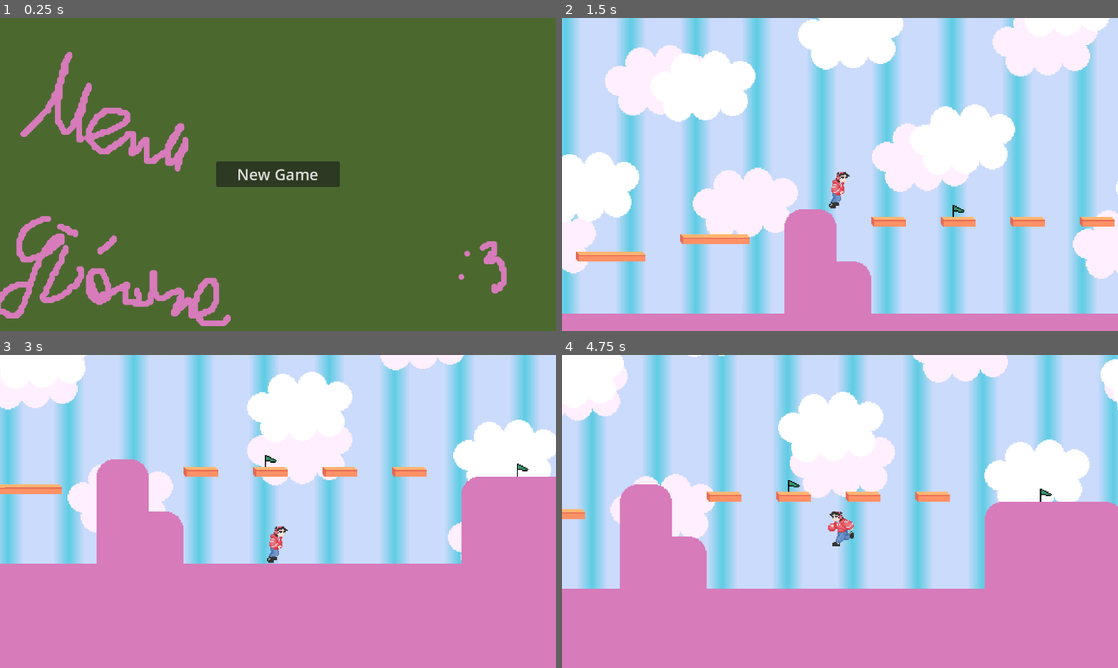
Above: before the commit, frames 1-4 (two rows, left to right).
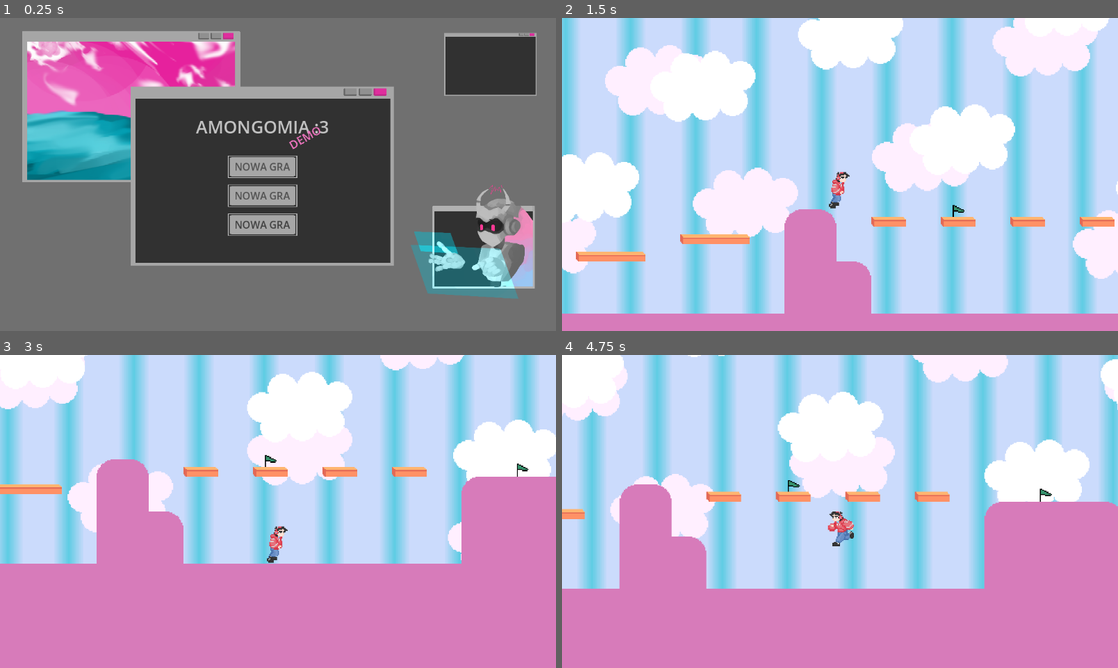
Above: after the commit, the same moments.

Repository: m-suj/Calico-Godot-Game-Project
Game: Godot game, scene res://scenes/main_menu.tscn
Two runs of this game, one before a commit and one after it. Both use one fixed random seed, a clock stepped at 60 frames per second and the inputs below.
Inputs:
- Up to frame 1 (0.25 s): no input
- Up to frame 2 (1.5 s): click "New Game" (after the commit: "NOWA GRA") at 0.5 s; tap Enter at 1.25 s; hold D (move_right) from 1.28 s (still down); hold E (interact) from 1.28 s (still down)
- Up to frame 3 (3 s): tap Space (jump) at 1.52, 2.27 s; release D (move_right) at 2.03 s; release E (interact) at 2.03 s; hold S (move_down) 2.03-2.78 s; tap E (interact) at 2.1 s; hold D (move_right) from 2.78 s (still down); hold E (interact) from 2.78 s (still down)
- Up to frame 4 (4.75 s): release D (move_right) at 3.53 s; release E (interact) at 3.53 s; hold W (move_up) 3.53-4.28 s; tap E (interact) at 3.6 s; tap Space (jump) at 3.77, 4.52 s; hold A (move_left) from 4.28 s (still down); hold E (interact) from 4.28 s (still down)

The runs differ from the first frame. In frame 1, 99% of the frame differs, in the area x 0-100%, y 0-100%; in frame 2, nothing differs; in frame 3, less than 0.1%; in frame 4, 0.3%.

Commit message:
Restructured assets for better organization, did basic main menu view

Diff:
--- a/scenes/level-test-2D/level_test.tres
+++ b/scenes/level-test-2D/level_test.tres
@@ -1,33 +1,31 @@
-[gd_resource type="TileSet" load_steps=5 format=3 uid="uid://4y1e3wocp36i"]
+[gd_resource type="TileSet" load_steps=4 format=3 uid="uid://4y1e3wocp36i"]
 
-[ext_resource type="Texture2D" uid="uid://u8u52g1wenpi" path="res://assets/test_tilesheet.png" id="1_y3ao6"]
-[ext_resource type="Texture2D" uid="uid://b46ni24cdx23o" path="res://assets/test_tile.png" id="2_h3riy"]
+[ext_resource type="Texture2D" uid="uid://u8u52g1wenpi" path="res://assets/level_2d/test_tilesheet.png" id="1_ampd2"]
 
 [sub_resource type="TileSetAtlasSource" id="TileSetAtlasSource_arjuv"]
-texture = ExtResource("1_y3ao6")
+texture = ExtResource("1_ampd2")
 0:0/0 = 0
-0:0/0/physics_layer_0/polygon_0/points = PackedVector2Array(-8, 8, -8, -8, 8, -8, 8, 8)
+0:0/0/physics_layer_0/polygon_0/points = PackedVector2Array(-8, -8, 8, -8, 8, 8, -8, 8)
 1:0/0 = 0
-1:0/0/physics_layer_0/polygon_0/points = PackedVector2Array(-8, 8, -8, -8, 8, -8, 8, 8)
+1:0/0/physics_layer_0/polygon_0/points = PackedVector2Array(-8, -8, 8, -8, 8, 8, -8, 8)
 2:0/0 = 0
-2:0/0/physics_layer_0/polygon_0/points = PackedVector2Array(-8, 8, -8, -8, 8, -8, 8, 8)
+2:0/0/physics_layer_0/polygon_0/points = PackedVector2Array(-8, -8, 8, -8, 8, 8, -8, 8)
 0:1/0 = 0
 1:1/0 = 0
 2:1/0 = 0
 0:2/0 = 0
-0:2/0/physics_layer_0/polygon_0/points = PackedVector2Array(-5.99965, 8, -6.02749, 1.9906, 8, 2.03236, 8, 8)
+0:2/0/physics_layer_0/polygon_0/points = PackedVector2Array(-6, 1, 8, 1, 8, 8, -6, 8)
 1:2/0 = 0
-1:2/0/physics_layer_0/polygon_0/points = PackedVector2Array(-8, 8, -8, 1.9906, 8, 2.03236, 8, 8)
+1:2/0/physics_layer_0/polygon_0/points = PackedVector2Array(-8, 1, 8, 1, 8, 8, -8, 8)
 2:2/0 = 0
-2:2/0/physics_layer_0/polygon_0/points = PackedVector2Array(-8, 8, -8, 1.9906, 8, 2.03236, 8, 8)
+2:2/0/physics_layer_0/polygon_0/points = PackedVector2Array(-8, 1, 8, 1, 8, 8, -8, 8)
 
 [sub_resource type="TileSetAtlasSource" id="TileSetAtlasSource_ofyia"]
-texture = ExtResource("2_h3riy")
 0:0/0 = 0
 0:0/0/physics_layer_0/polygon_0/points = PackedVector2Array(-8, -8, 8, -8, 8, 8, -8, 8)
 
 [resource]
 physics_layer_0/collision_layer = 1
 physics_layer_0/collision_mask = 0
+sources/0 = SubResource("TileSetAtlasSource_arjuv")
 sources/2 = SubResource("TileSetAtlasSource_ofyia")
-sources/0 = SubResource("TileSetAtlasSource_arjuv")
--- a/scenes/level-test-2D/level_test.tscn
+++ b/scenes/level-test-2D/level_test.tscn
@@ -5,7 +5,7 @@
 [ext_resource type="PackedScene" uid="uid://bfu3mdjmvwu1m" path="res://scenes/level-test-2D/parallax_background.tscn" id="3_c0arm"]
 [ext_resource type="TileSet" uid="uid://4y1e3wocp36i" path="res://scenes/level-test-2D/level_test.tres" id="3_kohj3"]
 [ext_resource type="PackedScene" uid="uid://dlyygo4x2tvr3" path="res://scenes/level-test-2D/killzone.tscn" id="4_em54t"]
-[ext_resource type="Texture2D" uid="uid://r631m0va27gs" path="res://assets/flames_test.png" id="5_4d1nj"]
+[ext_resource type="Texture2D" uid="uid://r631m0va27gs" path="res://assets/level_2d/flames_test.png" id="5_4d1nj"]
 [ext_resource type="PackedScene" uid="uid://c81gt1v08lrq6" path="res://scenes/level-test-2D/level_manager.tscn" id="6_fhxom"]
 [ext_resource type="PackedScene" uid="uid://di3xy0ormero1" path="res://scenes/level-test-2D/checkpoint.tscn" id="7_35qwj"]
 [ext_resource type="PackedScene" uid="uid://boonyp0f2b7qx" path="res://scenes/level-test-2D/transition_screen.tscn" id="8_ex53e"]
--- a/scenes/level-test-2D/player.tscn
+++ b/scenes/level-test-2D/player.tscn
@@ -1,8 +1,8 @@
 [gd_scene load_steps=14 format=3 uid="uid://dgpba0c0ris03"]
 
 [ext_resource type="Script" path="res://scripts/level-test-2D/player.gd" id="1_hsnt3"]
-[ext_resource type="Texture2D" uid="uid://vhmdud6k06lt" path="res://assets/placeholder.png" id="2_w52o2"]
-[ext_resource type="Texture2D" uid="uid://cpwgvkjjeccxo" path="res://assets/running_spreadsheet.png" id="3_4vo6u"]
+[ext_resource type="Texture2D" uid="uid://vhmdud6k06lt" path="res://assets/level_2d/placeholder.png" id="2_w52o2"]
+[ext_resource type="Texture2D" uid="uid://cpwgvkjjeccxo" path="res://assets/level_2d/running_spreadsheet.png" id="3_4vo6u"]
 
 [sub_resource type="RectangleShape2D" id="RectangleShape2D_guo0m"]
 size = Vector2(12, 30)
--- a/scenes/main_menu.tscn
+++ b/scenes/main_menu.tscn
@@ -1,11 +1,29 @@
-[gd_scene load_steps=4 format=3 uid="uid://b5uae0fh8vhy7"]
+[gd_scene load_steps=13 format=3 uid="uid://b5uae0fh8vhy7"]
 
 [ext_resource type="Script" path="res://scenes/main_menu.gd" id="1_yw527"]
-[ext_resource type="Texture2D" uid="uid://d4ma2ij2m262b" path="res://assets/main_menu_bg.png" id="2_jppsw"]
+[ext_resource type="Texture2D" uid="uid://c6y13mm83tutx" path="res://assets/main_menu/button_hover.png" id="2_7h1dt"]
+[ext_resource type="Texture2D" uid="uid://csosdmgd2rmdk" path="res://assets/main_menu/button_pressed.png" id="3_joygw"]
+[ext_resource type="Texture2D" uid="uid://dn05tkkcq6ra4" path="res://assets/main_menu/window_options.png" id="3_v1l8f"]
+[ext_resource type="Texture2D" uid="uid://bsy1lfcq3bs0a" path="res://assets/main_menu/button_normal.png" id="4_nnjh0"]
+[ext_resource type="Texture2D" uid="uid://btqvsgutx3hbr" path="res://assets/main_menu/window_decoration.png" id="5_3mj1f"]
+[ext_resource type="Texture2D" uid="uid://qf6tup3ivmf8" path="res://assets/main_menu/synthia.png" id="7_d4x4u"]
 
 [sub_resource type="Theme" id="Theme_hjwso"]
 
+[sub_resource type="StyleBoxTexture" id="StyleBoxTexture_g2id7"]
+texture = ExtResource("4_nnjh0")
+
+[sub_resource type="StyleBoxTexture" id="StyleBoxTexture_r3obp"]
+texture = ExtResource("2_7h1dt")
+
+[sub_resource type="StyleBoxTexture" id="StyleBoxTexture_tdn40"]
+texture = ExtResource("3_joygw")
+
+[sub_resource type="StyleBoxTexture" id="StyleBoxTexture_l1kx7"]
+texture = ExtResource("4_nnjh0")
+
 [node name="MainMenu" type="Control"]
+texture_filter = 1
 layout_mode = 3
 anchors_preset = 8
 anchor_left = 0.5
@@ -20,29 +38,105 @@
 grow_vertical = 2
 script = ExtResource("1_yw527")
 
-[node name="MainMenuBg" type="Sprite2D" parent="."]
-position = Vector2(576, 324)
-texture = ExtResource("2_jppsw")
+[node name="ColorRect" type="ColorRect" parent="."]
+layout_mode = 0
+offset_right = 1152.0
+offset_bottom = 648.0
+color = Color(0.439216, 0.439216, 0.439216, 1)
 
-[node name="VBoxContainer" type="VBoxContainer" parent="."]
-layout_mode = 1
-anchors_preset = 8
-anchor_left = 0.5
-anchor_top = 0.5
-anchor_right = 0.5
-anchor_bottom = 0.5
-offset_left = -128.0
-offset_top = -132.0
-offset_right = 128.0
-offset_bottom = 132.0
+[node name="WindowsSprites" type="Node2D" parent="."]
+
+[node name="WindowDecoration" type="Sprite2D" parent="WindowsSprites"]
+position = Vector2(272, 184)
+texture = ExtResource("5_3mj1f")
+
+[node name="WindowOptions2" type="Sprite2D" parent="WindowsSprites"]
+position = Vector2(1016, 96)
+scale = Vector2(0.353, 0.353)
+texture = ExtResource("3_v1l8f")
+
+[node name="WindowOptions" type="Sprite2D" parent="WindowsSprites"]
+position = Vector2(544, 328)
+texture = ExtResource("3_v1l8f")
+
+[node name="VBoxContainer" type="VBoxContainer" parent="WindowsSprites"]
+anchors_preset = -1
+anchor_left = 0.472
+anchor_top = 0.469
+anchor_right = 0.472
+anchor_bottom = 0.469
+offset_left = 472.0
+offset_top = 280.0
+offset_right = 616.0
+offset_bottom = 456.0
 grow_horizontal = 2
 grow_vertical = 2
+theme_override_constants/separation = 14
 alignment = 1
 
-[node name="NewGameButton" type="Button" parent="VBoxContainer"]
+[node name="NewGameButton" type="Button" parent="WindowsSprites/VBoxContainer"]
+custom_minimum_size = Vector2(0, 46)
 layout_mode = 2
 theme = SubResource("Theme_hjwso")
-theme_override_font_sizes/font_size = 32
-text = "New Game"
+theme_override_colors/font_focus_color = Color(0.317647, 0.317647, 0.317647, 1)
+theme_override_colors/font_color = Color(0.317647, 0.317647, 0.317647, 1)
+theme_override_font_sizes/font_size = 21
+theme_override_styles/focus = SubResource("StyleBoxTexture_g2id7")
+theme_override_styles/hover = SubResource("StyleBoxTexture_r3obp")
+theme_override_styles/pressed = SubResource("StyleBoxTexture_tdn40")
+theme_override_styles/normal = SubResource("StyleBoxTexture_l1kx7")
+text = "NOWA GRA"
 
-[connection signal="pressed" from="VBoxContainer/NewGameButton" to="." method="_on_new_game_button_pressed"]
+[node name="NewGameButton2" type="Button" parent="WindowsSprites/VBoxContainer"]
+custom_minimum_size = Vector2(0, 46)
+layout_mode = 2
+theme = SubResource("Theme_hjwso")
+theme_override_colors/font_color = Color(0.317647, 0.317647, 0.317647, 1)
+theme_override_font_sizes/font_size = 21
+theme_override_styles/hover = SubResource("StyleBoxTexture_r3obp")
+theme_override_styles/pressed = SubResource("StyleBoxTexture_tdn40")
+theme_override_styles/normal = SubResource("StyleBoxTexture_l1kx7")
+text = "NOWA GRA"
+
+[node name="NewGameButton3" type="Button" parent="WindowsSprites/VBoxContainer"]
+custom_minimum_size = Vector2(0, 46)
+layout_mode = 2
+theme = SubResource("Theme_hjwso")
+theme_override_colors/font_focus_color = Color(0, 0, 0, 1)
+theme_override_colors/font_color = Color(0.25098, 0.25098, 0.25098, 1)
+theme_override_font_sizes/font_size = 21
+theme_override_styles/hover = SubResource("StyleBoxTexture_r3obp")
+theme_override_styles/pressed = SubResource("StyleBoxTexture_tdn40")
+theme_override_styles/normal = SubResource("StyleBoxTexture_l1kx7")
+text = "NOWA GRA"
+
+[node name="Synthia" type="Sprite2D" parent="WindowsSprites"]
+position = Vector2(984, 464)
+texture = ExtResource("7_d4x4u")
+
+[node name="TitleLabel" type="Label" parent="WindowsSprites"]
+offset_left = 280.0
+offset_top = 200.0
+offset_right = 808.0
+offset_bottom = 234.0
+theme_override_colors/font_color = Color(0.764706, 0.764706, 0.764706, 1)
+theme_override_font_sizes/font_size = 36
+text = "AMONGOMIA :3"
+horizontal_alignment = 1
+vertical_alignment = 1
+
+[node name="DemoLabel" type="Label" parent="WindowsSprites"]
+offset_left = 565.0
+offset_top = 257.0
+offset_right = 692.0
+offset_bottom = 307.0
+rotation = -0.523599
+theme_override_colors/font_color = Color(0.945098, 0.462745, 0.756863, 1)
+theme_override_font_sizes/font_size = 24
+text = "DEMO"
+horizontal_alignment = 1
+vertical_alignment = 1
+
+[connection signal="pressed" from="WindowsSprites/VBoxContainer/NewGameButton" to="." method="_on_new_game_button_pressed"]
+[connection signal="pressed" from="WindowsSprites/VBoxContainer/NewGameButton2" to="." method="_on_new_game_button_pressed"]
+[connection signal="pressed" from="WindowsSprites/VBoxContainer/NewGameButton3" to="." method="_on_new_game_button_pressed"]
Renamed: assets/checkpoint_flag.png -> assets/level_2d/checkpoint_flag.png
Not shown, changed: assets/level_2d/checkpoint_flag.png.import
Renamed: assets/flames_test.png -> assets/level_2d/flames_test.png
Not shown, changed: assets/level_2d/flames_test.png.import
Renamed: assets/placeholder.png -> assets/level_2d/placeholder.png
Not shown, changed: assets/level_2d/placeholder.png.import
Renamed: assets/running_spreadsheet.png -> assets/level_2d/running_spreadsheet.png
Not shown, changed: assets/level_2d/running_spreadsheet.png.import
Renamed: assets/test_bg_parallax.aseprite -> assets/level_2d/test_bg_parallax.aseprite
Renamed: assets/test_bg_parallax_back.png -> assets/level_2d/test_bg_parallax_back.png
Not shown, added: assets/level_2d/test_bg_parallax_back.png.import
Renamed: assets/test_bg_parallax_front.png -> assets/level_2d/test_bg_parallax_front.png
(and 25 more such lines)
